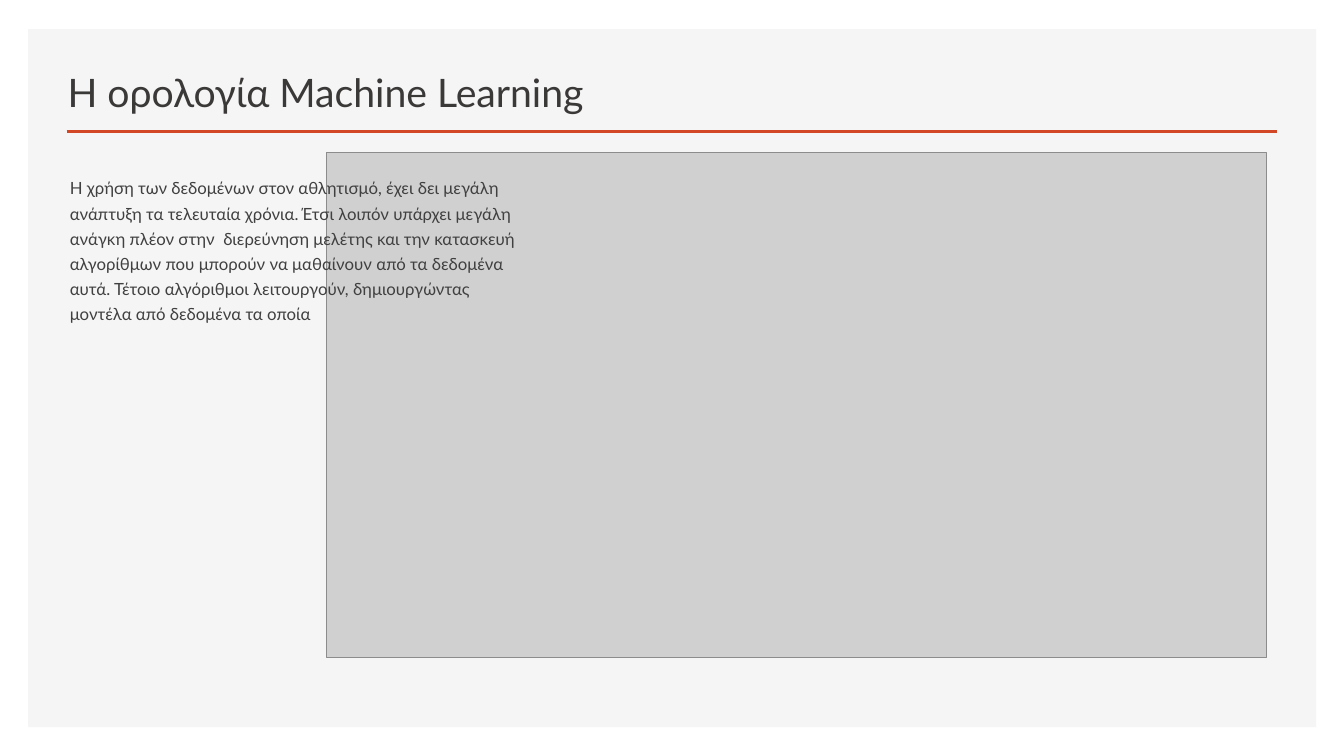
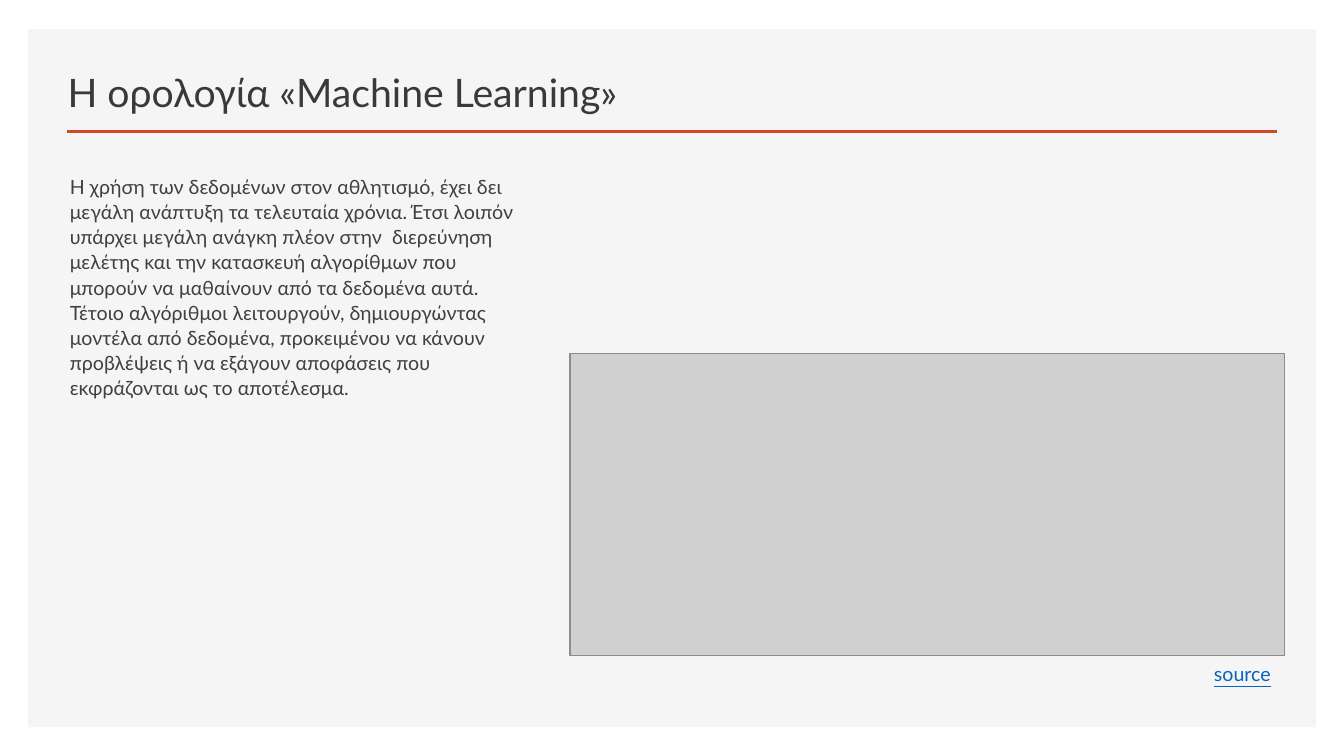
Before and after one commit to nikosbampis/Machine-Learning, a slide deck: slide 2 of machine-learning-12-13.pptx. Drawn at 1344x756 pixels with LibreOffice and Linux fonts; fonts in the diff are those of the drawing; grey boxes stand for pictures. Boxes give left, top, right and bottom in pixels: in the first picture for what was removed or moved away, otherwise in the second. Text is boxed around its words. In the diff, an @@ line names an element or a change of style, - is before the commit and + after.

Commit message:
final ορολογια

```diff
--- a/machine-learning-12-13.pptx
+++ b/machine-learning-12-13.pptx
@@ title at <box>68,77,617,114</box>: text changed @@
-Η ορολογία Machine Learning
+Η ορολογία «Machine Learning»
@@ text at <box>70,179,513,399</box>: text changed; size 12 to 14 pt @@
-Η χρήση των δεδομένων στον αθλητισμό, έχει δει μεγάλη ανάπτυξη τα τελευταία χρόνια. Έτσι λοιπόν υπάρχει μεγάλη ανάγκη πλέον στην διερεύνηση μελέτης και την κατασκευή αλγορίθμων που μπορούν να μαθαίνουν από τα δεδομένα αυτά. Τέτοιο αλγόριθμοι λειτουργούν, δημιουργώντας μοντέλα από δεδομένα τα οποία
+Η χρήση των δεδομένων στον αθλητισμό, έχει δει μεγάλη ανάπτυξη τα τελευταία χρόνια. Έτσι λοιπόν υπάρχει μεγάλη ανάγκη πλέον στην διερεύνηση μελέτης και την κατασκευή αλγορίθμων που μπορούν να μαθαίνουν από τα δεδομένα αυτά. Τέτοιο αλγόριθμοι λειτουργούν, δημιουργώντας μοντέλα από δεδομένα, προκειμένου να κάνουν προβλέψεις ή να εξάγουν αποφάσεις που εκφράζονται ως το αποτέλεσμα.
@@ picture removed at <box>327,152,1266,657</box> @@
@@ picture added at <box>570,354,1285,655</box> @@
@@ text added at <box>1214,671,1271,687</box>, 14 pt, text #0563C1, underline @@
+source
```
